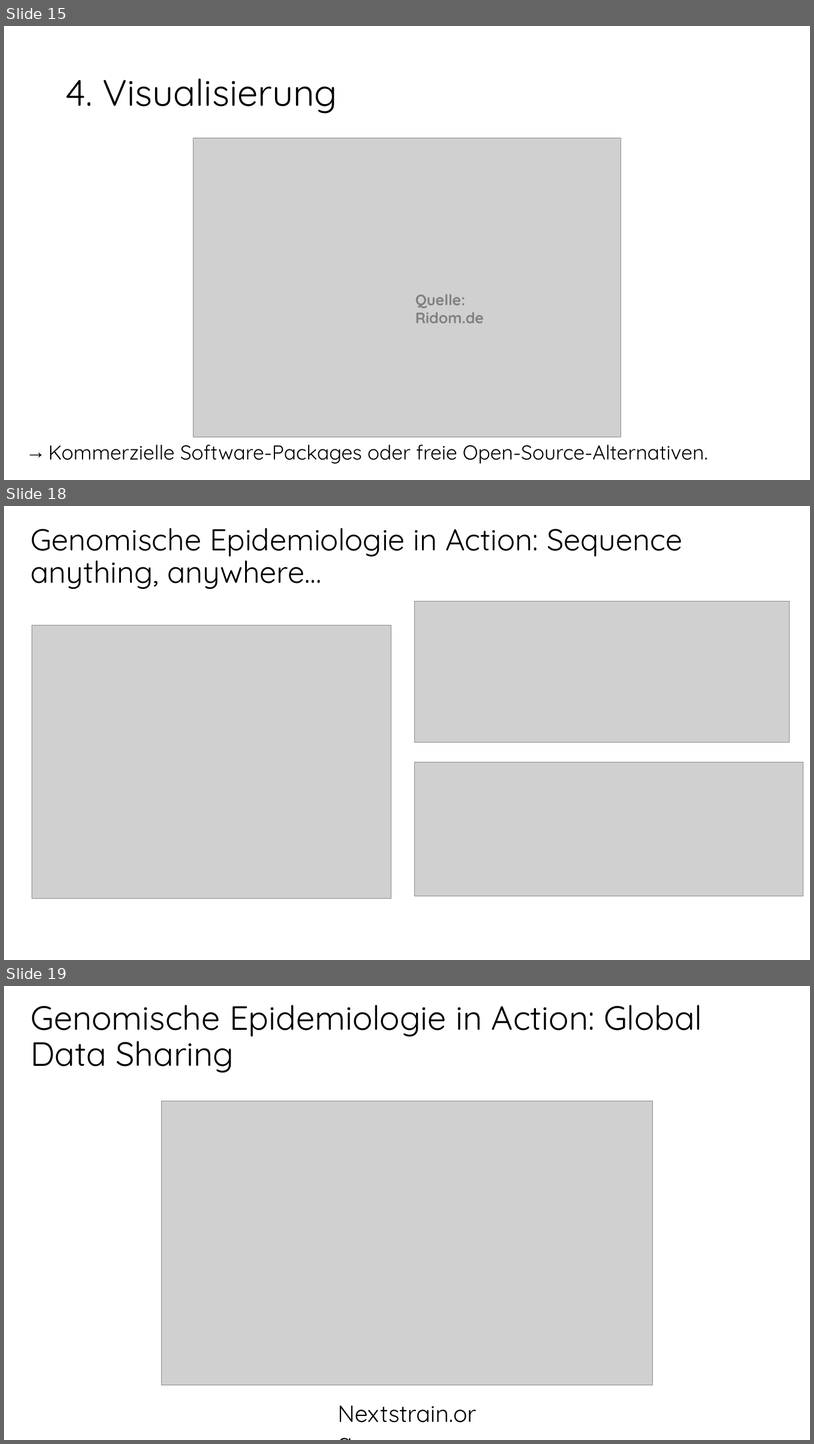
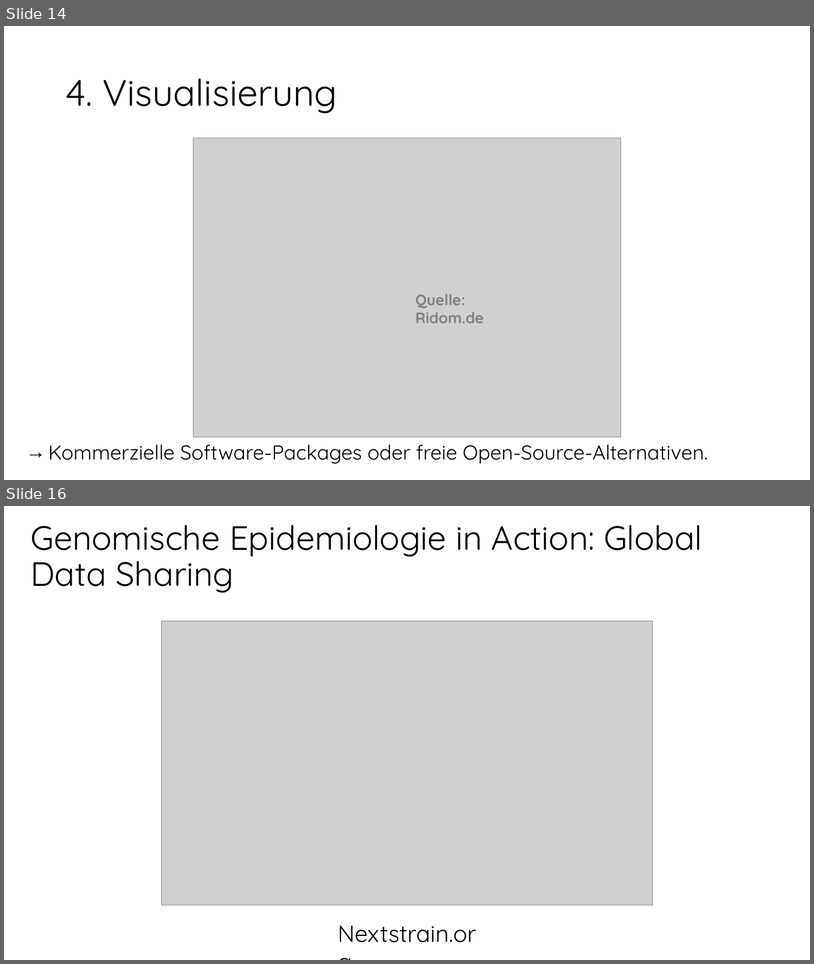
Before and after one commit to DiltheyLab/Teaching, a slide deck: Genomische Epidemiologie.pptx. Shown one above the other, each under a label of ours: slides 15, 18 and 19 before the commit, slides 14 and 16 after it; the slides between them are not shown. The pictures are 814x1444 and 814x964 pixels, drawn with LibreOffice and Linux fonts; fonts in the diff are those of the drawing; grey boxes stand for pictures. Boxes give left, top, right and bottom in pixels: in the first picture for what was removed or moved away, otherwise in the second. Text is boxed around its words. In the diff, an @@ line names an element or a change of style, - is before the commit and + after.

```diff
--- a/Genomische Epidemiologie.pptx
+++ b/Genomische Epidemiologie.pptx
@@ slide 18 removed at box(4, 506, 810, 960), background #FFFFFF @@
@@ title removed at box(30, 528, 683, 589) @@
-Genomische Epidemiologie in Action: Sequence anything, anywhere…
@@ picture removed at box(415, 601, 790, 742) @@
@@ picture removed at box(32, 625, 391, 898) @@
@@ picture removed at box(415, 762, 804, 896) @@
@@ what was slide 15 is now slide 14 @@
@@ what was slide 19 is now slide 16 @@
```
Also in this commit, not shown: 10 slides changed, 2 other slides removed.
